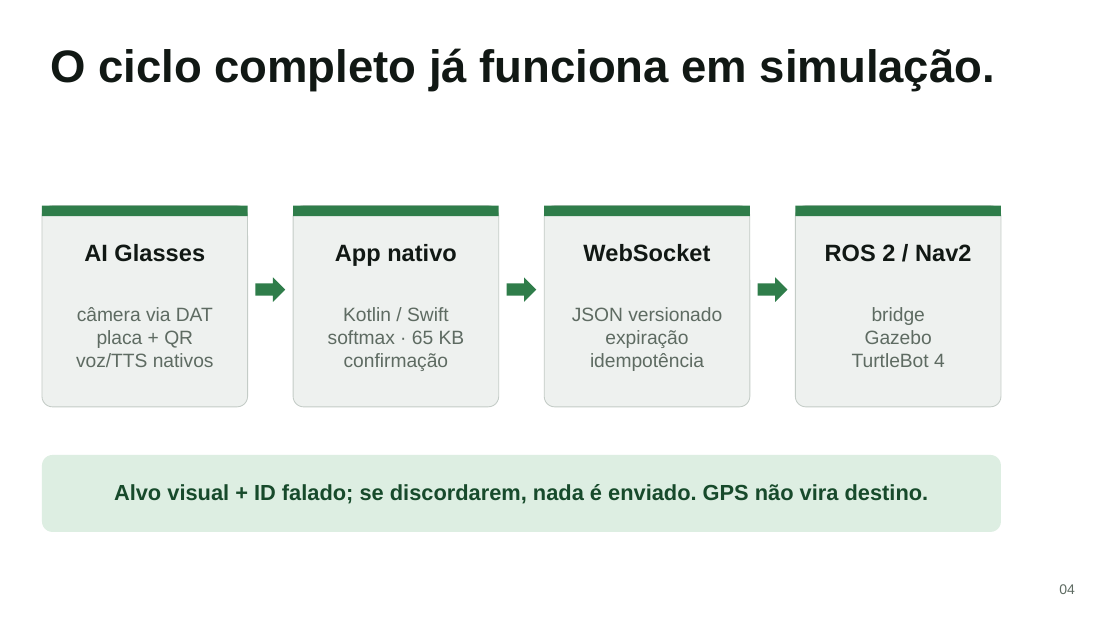
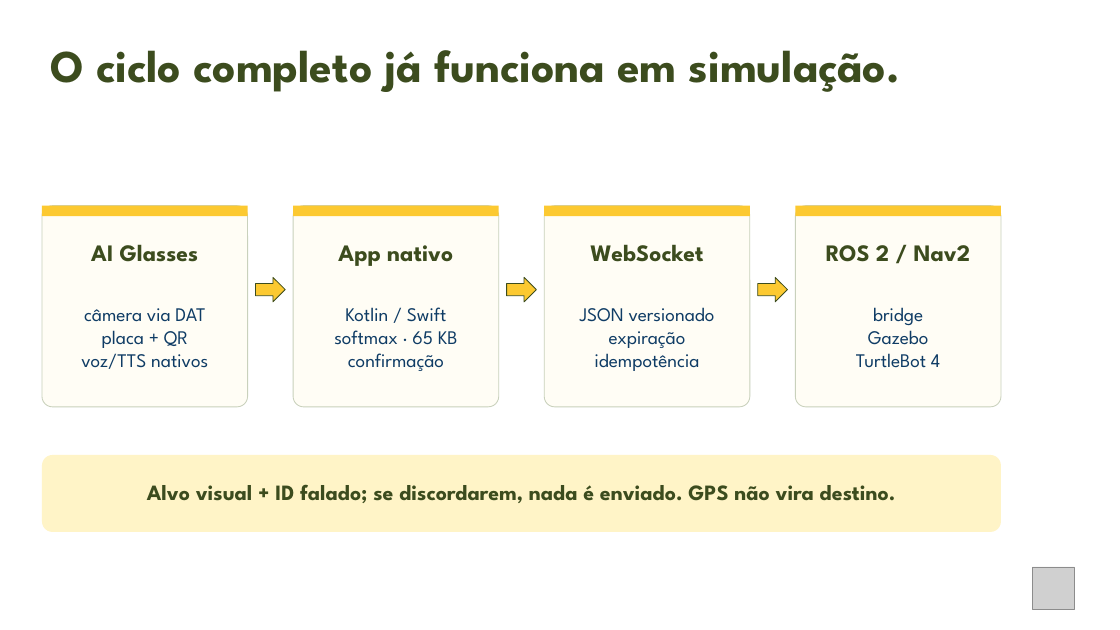
Before and after one commit to vvvvvdal/maestro-agricola, a slide deck: slide 4 of docs/pitch/Maestro-Agricola-Pitch.pptx. Drawn at 1120x630 pixels with LibreOffice and Linux fonts; fonts in the diff are those of the drawing; grey boxes stand for pictures. Boxes give left, top, right and bottom in pixels: in the first picture for what was removed or moved away, otherwise in the second. Text is boxed around its words. In the diff, an @@ line names an element or a change of style, - is before the commit and + after.

Commit message:
docs(pitch): apply AgroTurtles visual identity

```diff
--- a/docs/pitch/Maestro-Agricola-Pitch.pptx
+++ b/docs/pitch/Maestro-Agricola-Pitch.pptx
@@ fill #EEF1EF to #FFFDF5; outline #C4CCC7 0.75 pt to #C9D1BC 0.75 pt in 4 elements at (x1=42, y1=206, x2=248, y2=408), (x1=293, y1=206, x2=499, y2=408), (x1=544, y1=206, x2=750, y2=408), (x1=796, y1=206, x2=1002, y2=408) @@
@@ fill #2F7D4A to #FCC931 in 4 elements at (x1=42, y1=206, x2=248, y2=216), (x1=293, y1=206, x2=499, y2=216), (x1=544, y1=206, x2=750, y2=216), (x1=796, y1=206, x2=1002, y2=216) @@
@@ font Arial to League Spartan, text colour #111814 to #3C4C1E in 5 elements at (x1=50, y1=50, x2=900, y2=92), (x1=91, y1=244, x2=199, y2=262), (x1=338, y1=245, x2=453, y2=266), (x1=590, y1=244, x2=703, y2=262), (x1=826, y1=245, x2=971, y2=262) @@
@@ fill #2F7D4A to #FCC931; outline none to #3C4C1E 0.75 pt in 3 elements at (x1=255, y1=277, x2=285, y2=302), (x1=507, y1=277, x2=536, y2=302), (x1=758, y1=277, x2=787, y2=302) @@
@@ font Arial to League Spartan, text colour #5E6B62 to #0F3C65 in 4 elements at (x1=81, y1=308, x2=208, y2=369), (x1=334, y1=307, x2=458, y2=371), (x1=580, y1=307, x2=715, y2=371), (x1=856, y1=307, x2=940, y2=368) @@
@@ rounded rectangle at (x1=42, y1=455, x2=1002, y2=533): fill #DDEEE2 to #FFF4C7 @@
@@ text "Alvo visual + ID falado; ..." at (x1=147, y1=484, x2=896, y2=503): font Arial to League Spartan, text colour #174A2B to #3C4C1E @@
@@ picture added at (x1=1033, y1=567, x2=1075, y2=609) @@
@@ text removed at (x1=1059, y1=584, x2=1075, y2=594) @@
-04
```
Also in this commit, not shown: 5 other slides changed, 4 other files.
